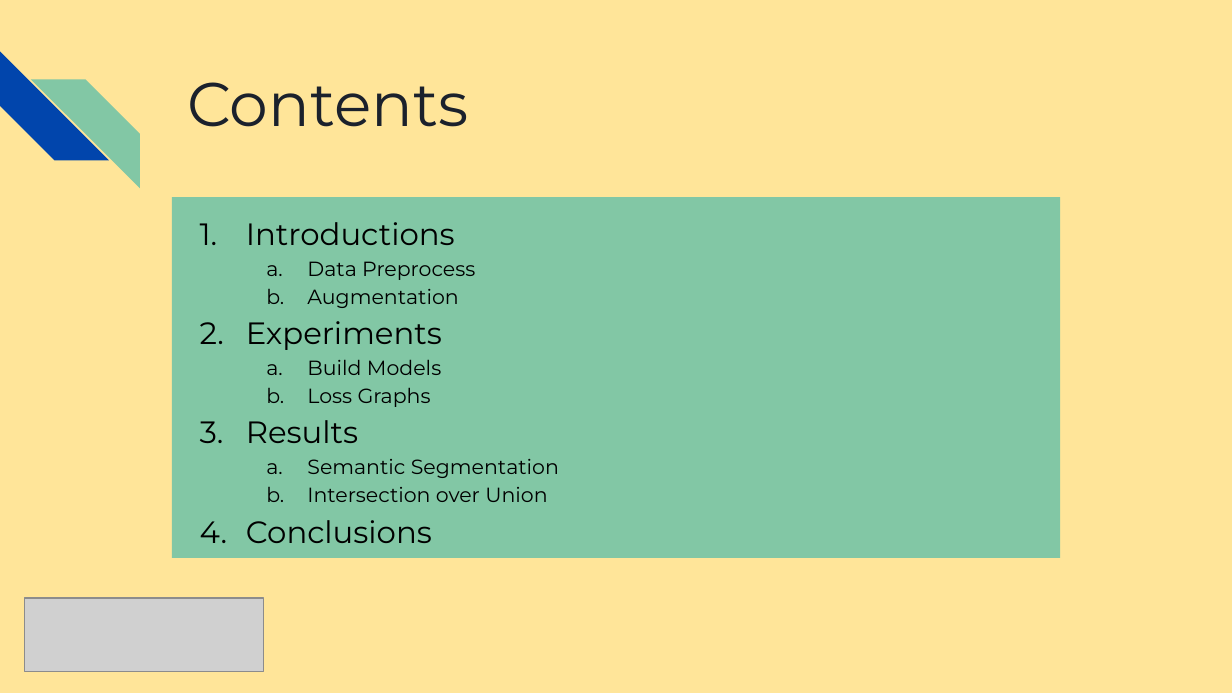
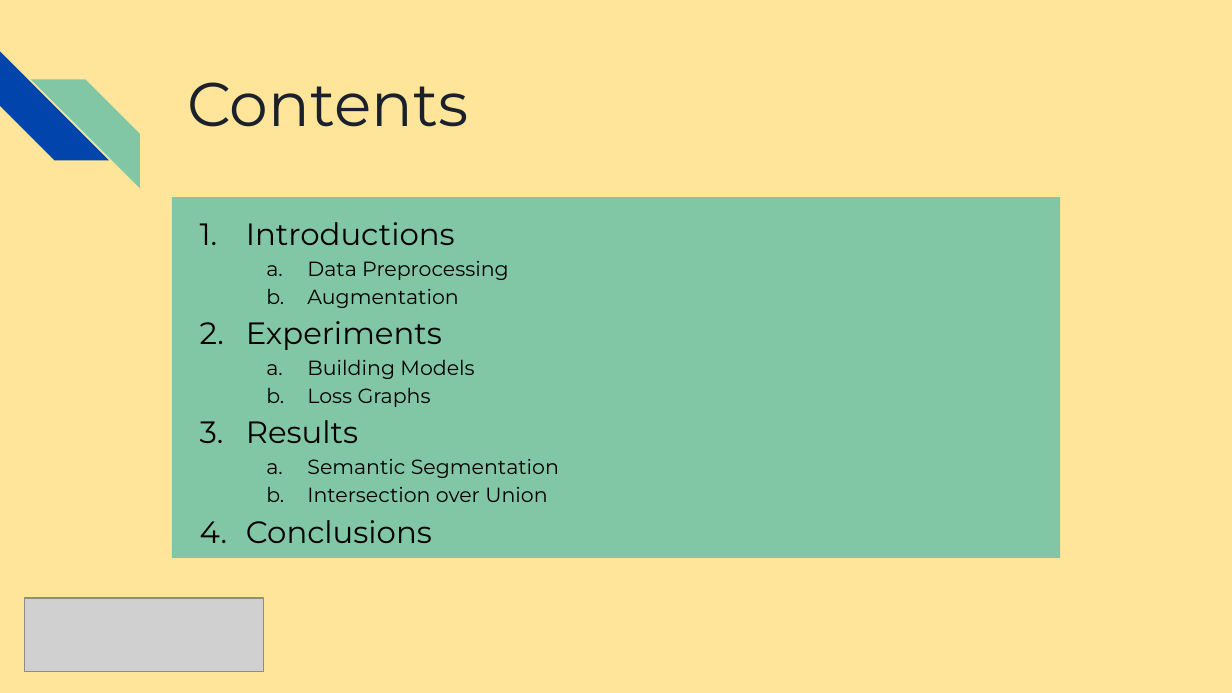
Before and after one commit to subong2/AIFFEL_Quest, a slide deck: slide 2 of Main_Quest_3/DLThon_CV_NaBongKyu.pptx. Drawn at 1232x693 pixels with LibreOffice and Linux fonts; fonts in the diff are those of the drawing; grey boxes stand for pictures. Boxes give left, top, right and bottom in pixels: in the first picture for what was removed or moved away, otherwise in the second. Text is boxed around its words. In the diff, an @@ line names an element or a change of style, - is before the commit and + after.

Commit message:
Update

```diff
--- a/Main_Quest_3/DLThon_CV_NaBongKyu.pptx
+++ b/Main_Quest_3/DLThon_CV_NaBongKyu.pptx
@@ text in rectangle at (307, 261, 509, 280): text changed @@
-  a. Data Preprocess
+  a. Data Preprocessing
@@ text in rectangle at (307, 359, 474, 379): text changed @@
-  a. Build Models
+  a. Building Models
```
Also in this commit, not shown: 6 other slides changed.
